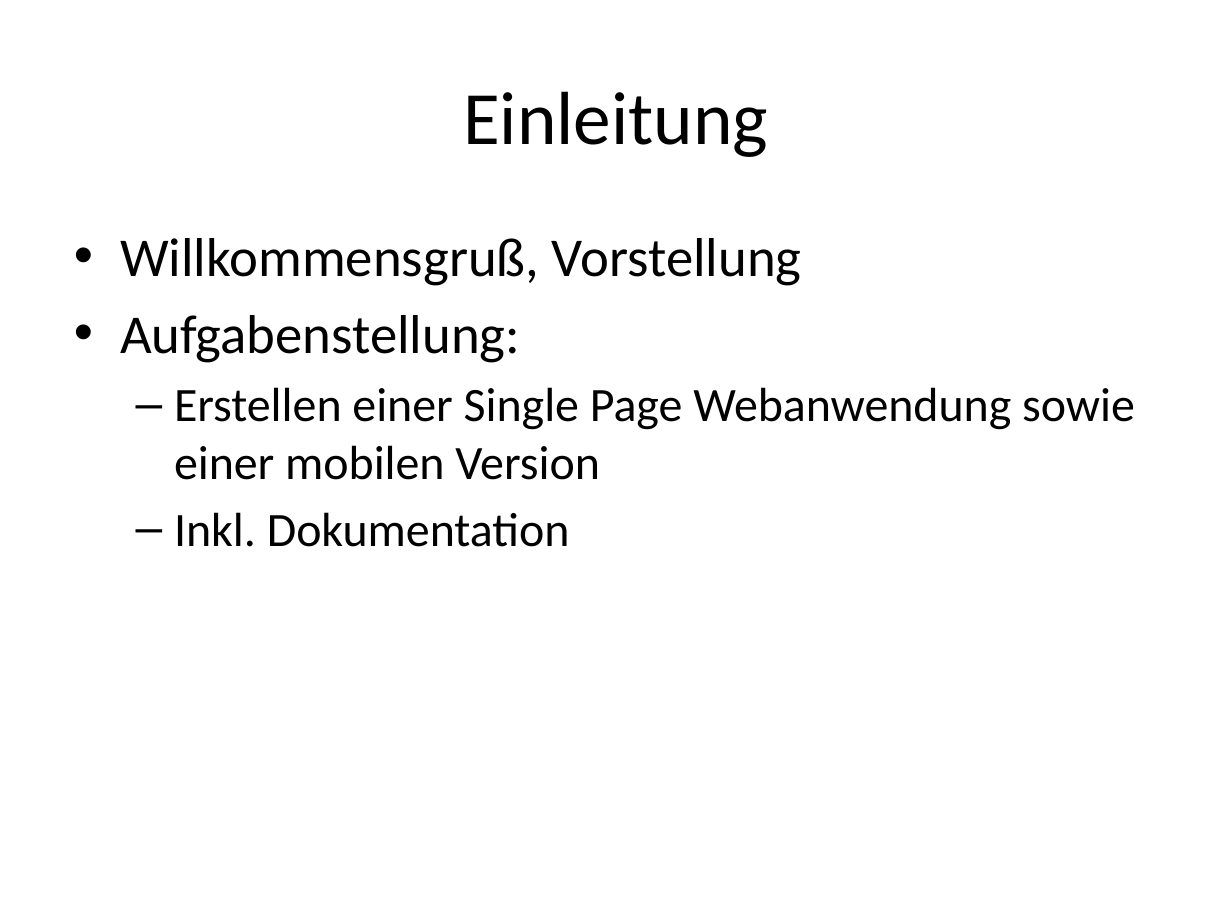
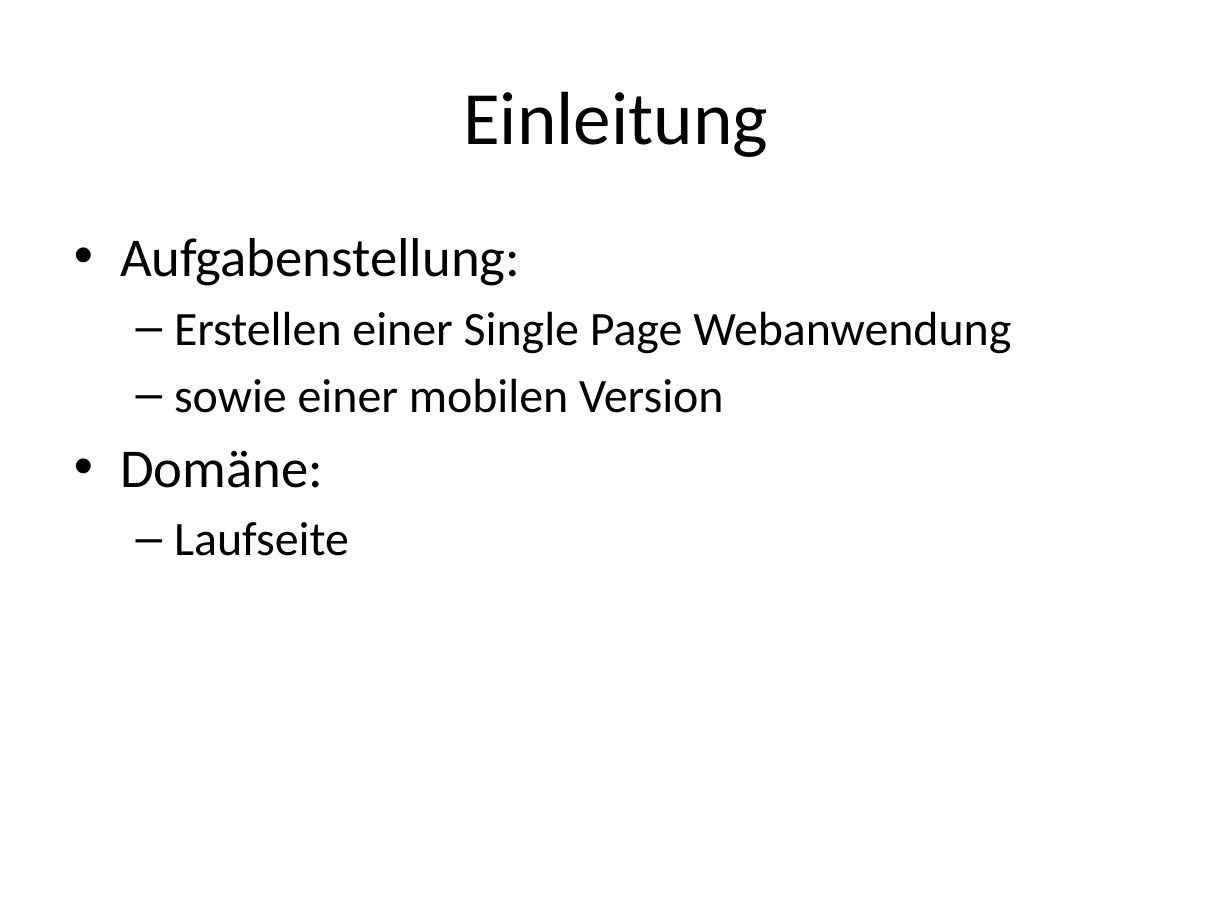
Before and after one commit to patpiech88/SportfreundeRFH, a slide deck: slide 3 of Dokumentation/SportfreundeRFH.pptx. Drawn at 1232x924 pixels with LibreOffice and Linux fonts; fonts in the diff are those of the drawing. Boxes give left, top, right and bottom in pixels: in the first picture for what was removed or moved away, otherwise in the second. Text is boxed around its words. In the diff, an @@ line names an element or a change of style, - is before the commit and + after.

```diff
--- a/Dokumentation/SportfreundeRFH.pptx
+++ b/Dokumentation/SportfreundeRFH.pptx
@@ text at bbox=[120, 238, 802, 286]: paragraph removed @@
-• Willkommensgruß, Vorstellung
@@ text at bbox=[120, 311, 1011, 556]: text changed @@
-  – Erstellen einer Single Page Webanwendung sowie einer mobilen Version
-  – Inkl. Dokumentation
+  – Erstellen einer Single Page Webanwendung
+  – sowie einer mobilen Version
+• Domäne:
+  – Laufseite
```
Also in this commit, not shown: 1 other slide changed, 4 slides added.
